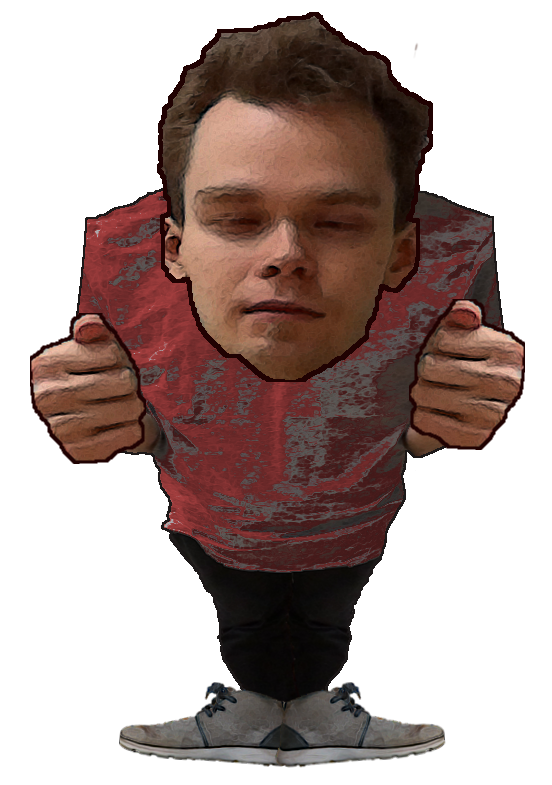
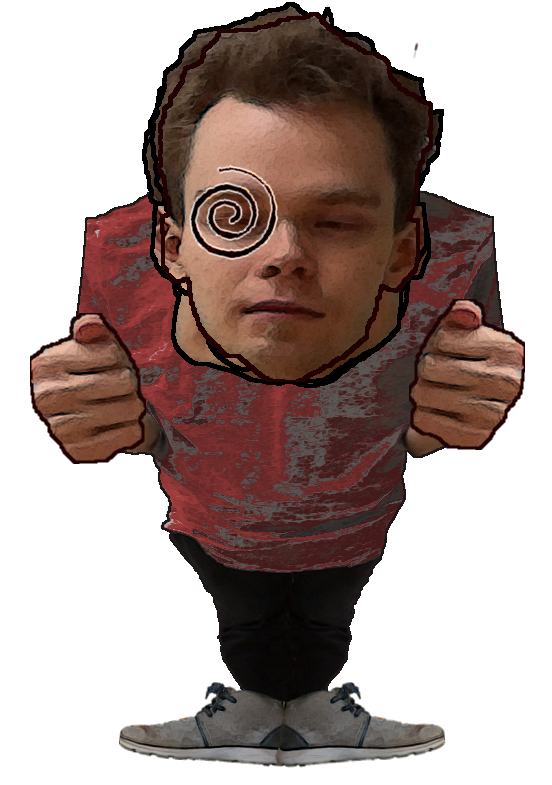
Before/after of a 552 x 785 layered artwork. What changed in the layer stack:
added layer "eyescross" above "fist_r 3pxb" over [188, 164, 279, 261]
showed "head2" over [149, 2, 429, 384]
showed "head3" over [150, 4, 445, 386]
showed "head4" over [142, 8, 431, 388]
showed "head basic" over [157, 12, 433, 382]
showed "body 2pxb blue" over [95, 42, 502, 690]
showed "body 2pxb" over [95, 42, 502, 690]
showed "body" over [95, 42, 502, 690]
